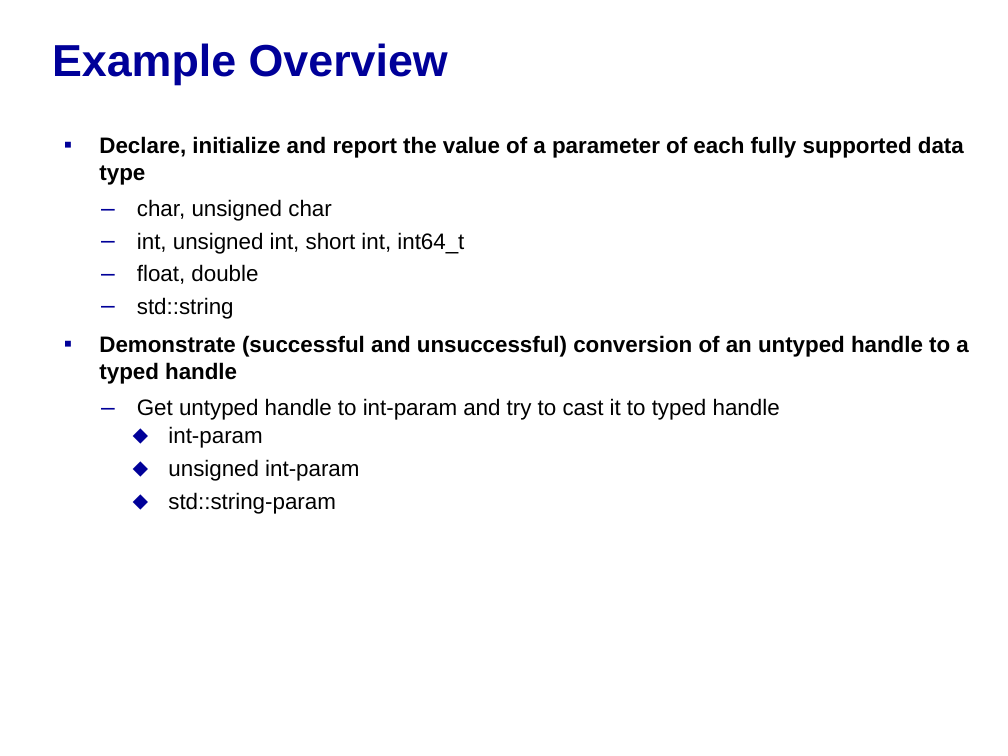
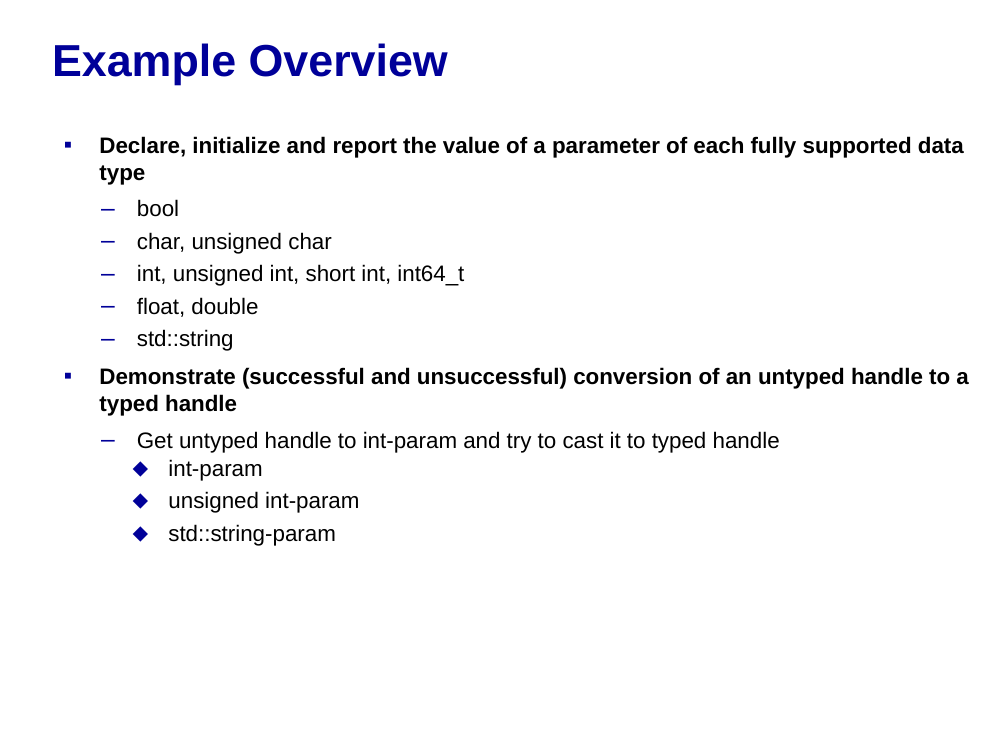
Before and after one commit to accellera-official/cci, a slide deck: slide 2 of examples/ex02_Fully_Supported_Data_Type_Param/docs/ex02_Fully_Supported_Data_Typa_Param.ppt. Drawn at 1008x756 pixels with LibreOffice and Linux fonts; fonts in the diff are those of the drawing; background and template pictures are left out. Boxes give left, top, right and bottom in pixels: in the first picture for what was removed or moved away, otherwise in the second. Text is boxed around its words. In the diff, an @@ line names an element or a change of style, - is before the commit and + after.

Commit message:
PPT terminology updates and cleanup
Update the tutorial and examples PowerPoint presentations to reflect
changes in terminology and perform general cleanup.

```diff
--- a/examples/ex02_Fully_Supported_Data_Type_Param/docs/ex02_Fully_Supported_Data_Typa_Param.ppt
+++ b/examples/ex02_Fully_Supported_Data_Type_Param/docs/ex02_Fully_Supported_Data_Typa_Param.ppt
@@ text at (137,199,179,217): paragraph added @@
+  – bool
```
Also in this commit, not shown: 2 other slides changed, 10 other files.
